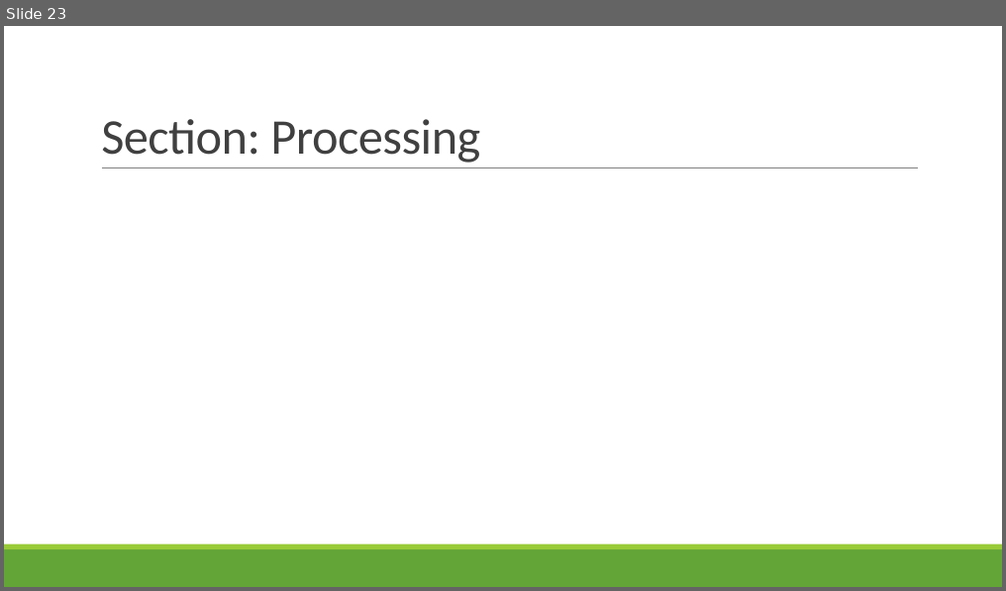
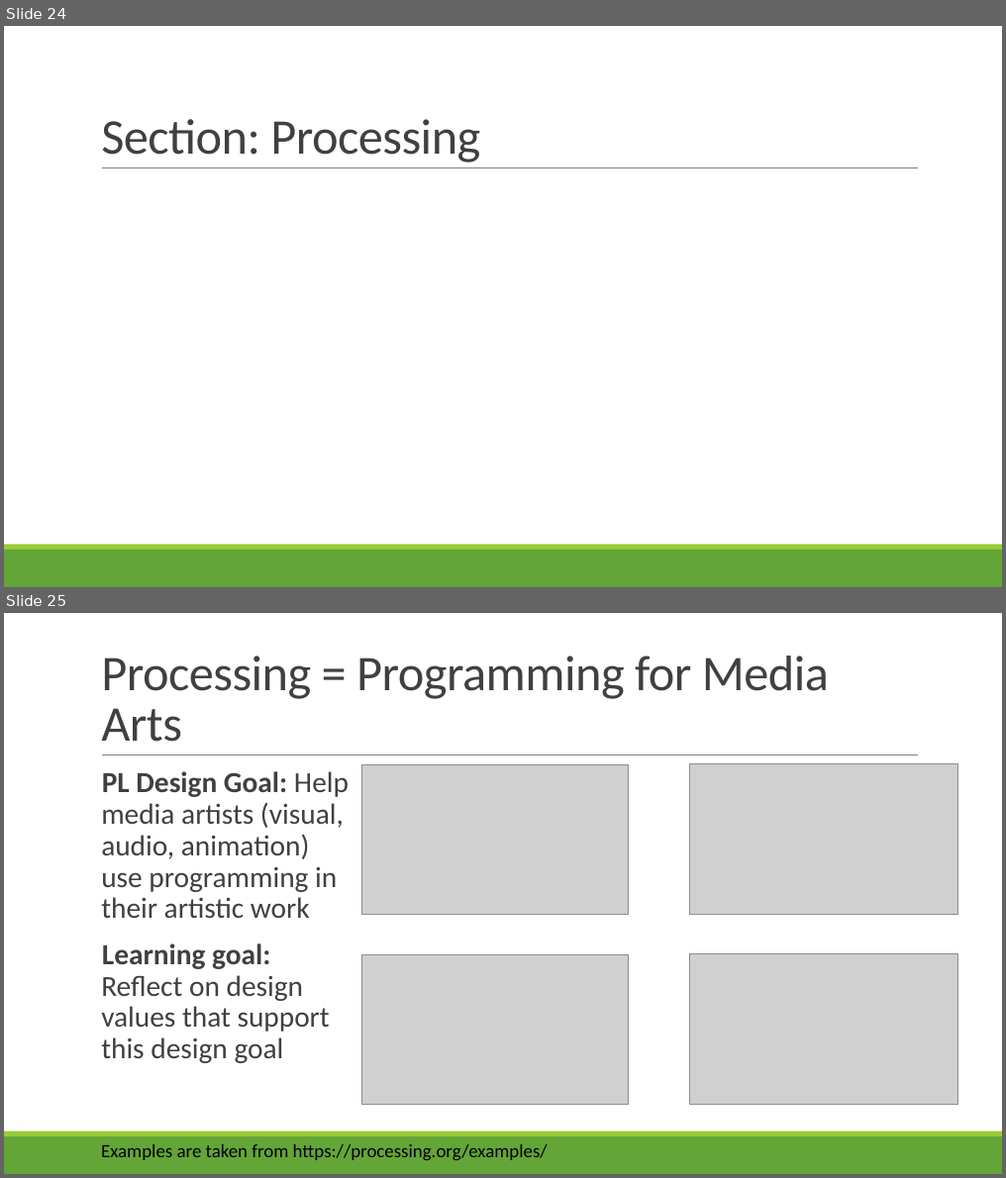
Before and after one commit to rbohrer/pl-course, a slide deck: LectureSlides/12Play.pptx. Shown one above the other, each under a label of ours: slide 23 before the commit, slides 24 and 25 after it. The pictures are 1006x591 and 1006x1178 pixels, drawn with LibreOffice and Linux fonts; fonts in the diff are those of the drawing; grey boxes stand for pictures. Boxes give left, top, right and bottom in pixels: in the first picture for what was removed or moved away, otherwise in the second. Text is boxed around its words. In the diff, an @@ line names an element or a change of style, - is before the commit and + after.

```diff
--- a/LectureSlides/12Play.pptx
+++ b/LectureSlides/12Play.pptx
@@ slide 25 added at [4, 613, 1002, 1174], background #FFFFFF; not listed: 3 template elements that a slide beside it also shows @@
@@ title added at [101, 656, 829, 742], 48 pt, text #404040 @@
+Processing = Programming for Media Arts
@@ text added at [101, 771, 349, 1063], 28 pt, text #404040 @@
+  PL Design Goal: Help media artists (visual, audio, animation) use programming in their artistic work
+  Learning goal: Reflect on design values that support this design goal
@@ picture added at [361, 765, 629, 915] @@
@@ picture added at [690, 764, 957, 915] @@
@@ picture added at [361, 955, 629, 1104] @@
@@ picture added at [690, 955, 957, 1105] @@
@@ text added at [101, 1145, 548, 1160], 18 pt, text #000000 @@
+Examples are taken from https://processing.org/examples/
@@ what was slide 23 is now slide 24 @@
```
Also in this commit, not shown: 2 slides changed, 12 other slides added.
